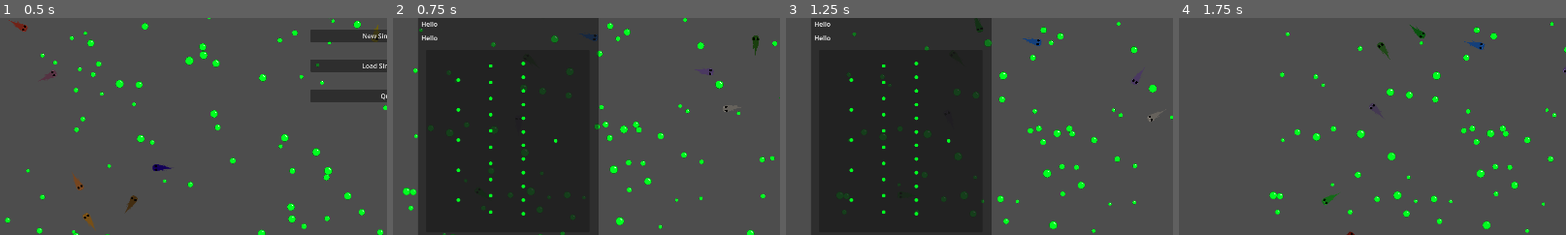
Above: before the commit, frames 1-4 (left to right).
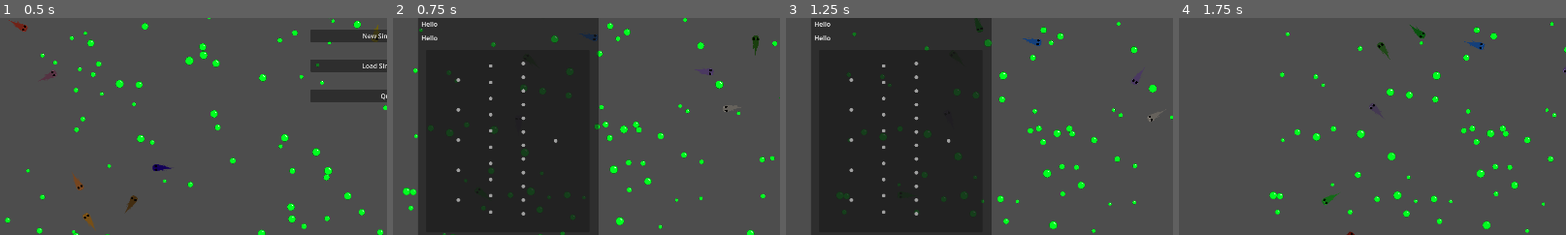
Above: after the commit, the same moments.

Repository: Frozen-Owl-nest/evolution-godot
Game: Godot game, scene res://main_menu.tscn
Same seed, same stepped clock (60 frames per second), same inputs: the game is played once before the commit and once after it.
Inputs (mouse positions are % of the whole screen's width and height, from its top left):
- Up to frame 1 (0.5 s): no input
- Up to frame 2 (0.75 s): click "New Simulation" at 0.5 s
- Up to frame 3 (1.25 s): no input
- Up to frame 4 (1.75 s): move the mouse to (8, 53) at 1.27 s; click (8, 53) at 1.42 s
The pictures show only the part of the screen within x 0-50%, y 39-89%; the shares and areas given below are measured in that part.

Frame 1 is identical in both runs. In frame 2, 0.4% of the frame differs, in the area x 16-43%, y 20-92%; in frame 3, 0.4%; in frame 4, nothing differs.

Commit message:
adding neuron visualization

Diff:
--- a/Scripts/agent.gd
+++ b/Scripts/agent.gd
@@ -62,3 +62,8 @@
 	panel.get_child(0).get_child(0).text = "  Energy: " + str(int(energy))
 	panel.get_child(0).get_child(1).text = "  Number of children: " + str(number_of_children)
 	panel.get_child(0).get_child(2).text = "  Colour: " + str($Sprite2D.modulate)
+	var neurons = network.get_neurons()
+	for i in range(len(receptors)):
+		panel.get_child(1).get_child(i).set_receptor(receptors[i])
+	for i in range(len(neurons)):
+		panel.get_child(1).get_child(i + len(receptors)).set_neuron(neurons[i])
--- a/Scripts/neuronNetwork.gd
+++ b/Scripts/neuronNetwork.gd
@@ -3,6 +3,7 @@
 class Neuron:
 	var weights: Array
 	var bias: float
+	var activated: bool
 
 	static func create_a_random_neuron(input_size: int) -> Neuron:
 		var weight_list = []
@@ -23,7 +24,12 @@
 		return relu(sum)
 
 	func relu(x: float) -> float:
-		return max(0.0, x)
+		if x > 0:
+			activated = true
+			return x
+		else:
+			activated = false
+			return 0.0
 
 class Layer:
 	var neurons: Array = []
@@ -70,11 +76,12 @@
 			input = output
 		return output
 
-	func get_signals(input: Array) -> Array:
-		var signals = []
+	func get_neurons():
+		var neurons = []
 		for layer in layers:
-			signals.append(layer.get_signals())
-		return signals
+			for neuron in layer.neurons:
+				neurons.append(neuron)
+		return neurons
 
 	func get_colour():
 		var neurons = []
--- a/Scripts/node.gd
+++ b/Scripts/node.gd
@@ -1,8 +1,34 @@
 extends Control
 
+var tracked_neuron
+var tracked_receptor
+var sprite
+
 func _ready():
-	self.get_child(1).text = "Weights: " + str(self.get_meta("Weights")) + "\n" + \
-		"Bias: " + str(self.get_meta("Bias"))
+	sprite = $Sprite2D
+
+func set_neuron(neuron):
+	tracked_neuron = neuron
+	tracked_receptor = null
+	self.get_child(1).text = "Weights: " + str(tracked_neuron.weights) + "\n" + \
+		"Bias: " + str(tracked_neuron.bias)
+
+func set_receptor(receptor):
+	tracked_receptor = receptor
+	tracked_neuron = null
+	self.get_child(1).text = "Raycasr2D"
+
+func _process(delta):
+	if tracked_neuron:
+		if tracked_neuron.activated:
+			sprite.modulate = Color.GREEN
+		else:
+			sprite.modulate = Color.RED
+	#elif tracked_receptor:
+		#if tracked_receptor.get_collider():
+			#sprite.modulate = Color.GREEN
+		#else:
+			#sprite.modulate = Color.RED
 
 func _on_area_2d_mouse_entered():
 	self.get_child(1).visible = true
Binary file changed: Point.png
